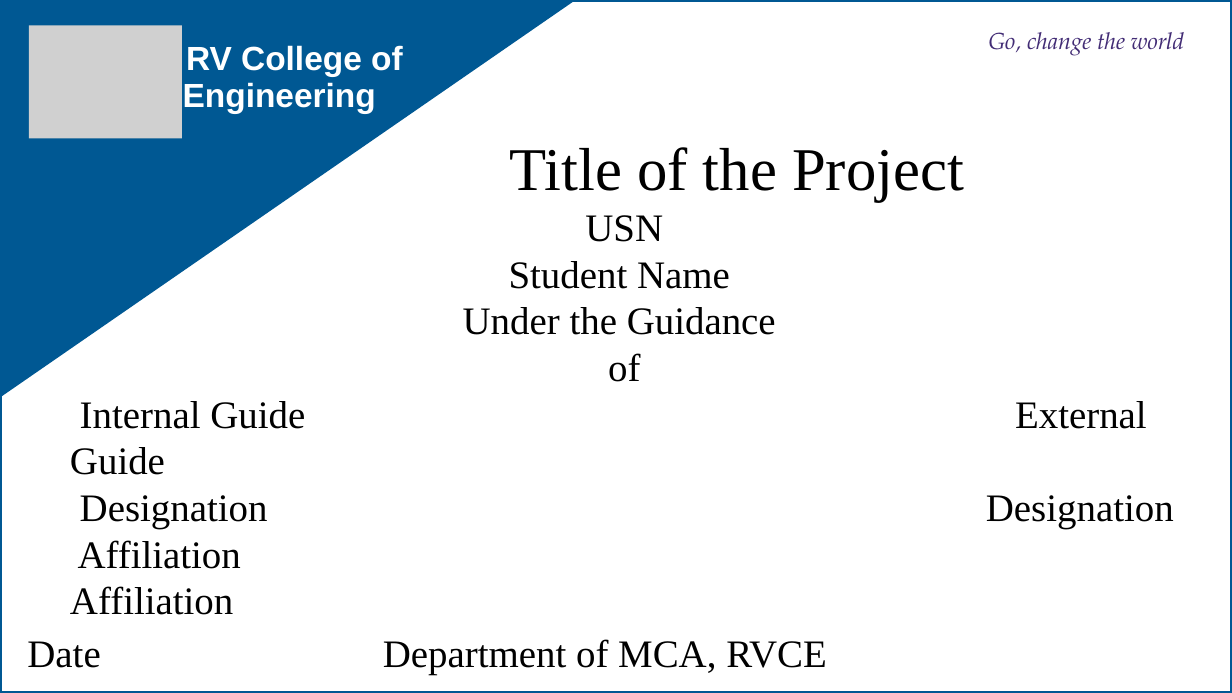
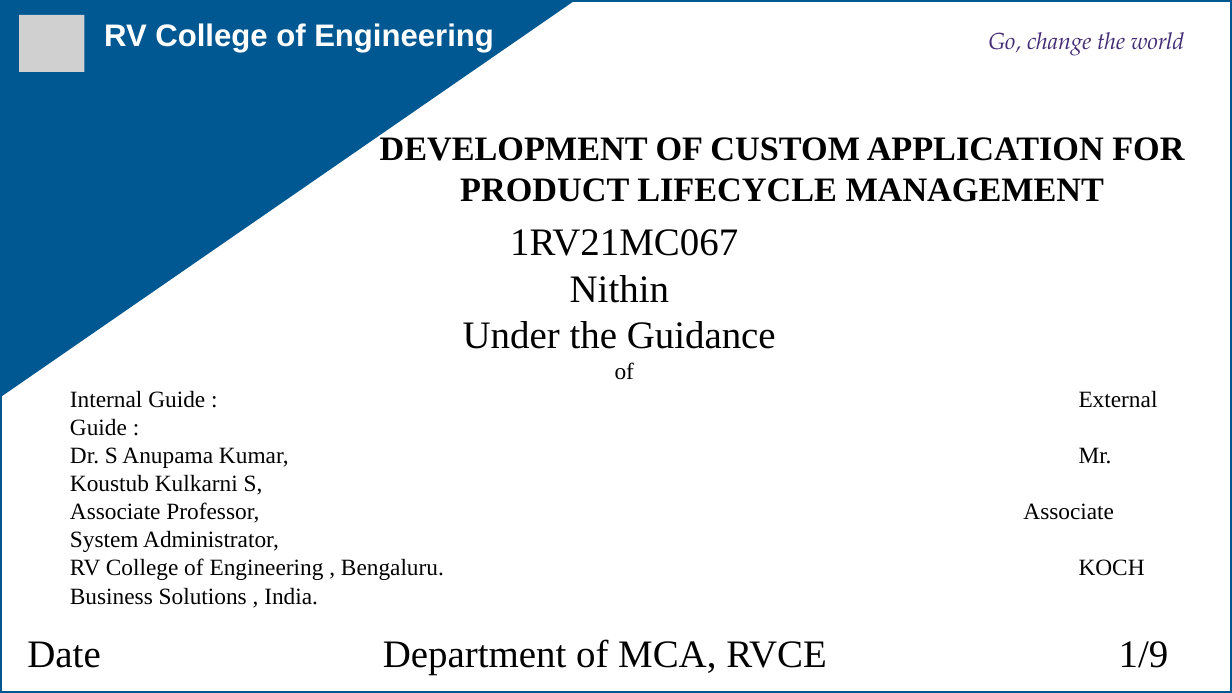
Before and after one commit to badtom1/MAJOR_PROJECT-, a slide deck: slide 1 of Phase II Major Project.ppt. Drawn at 1232x693 pixels with LibreOffice and Linux fonts; fonts in the diff are those of the drawing; grey boxes stand for pictures; background and template pictures are left out. Boxes give left, top, right and bottom in pixels: in the first picture for what was removed or moved away, otherwise in the second. Text is boxed around its words. In the diff, an @@ line names an element or a change of style, - is before the commit and + after.

```diff
--- a/Phase II Major Project.ppt
+++ b/Phase II Major Project.ppt
@@ picture resized from (x1=29, y1=25, x2=182, y2=138) to (x1=19, y1=15, x2=84, y2=72) @@
@@ text at (x1=104, y1=23, x2=494, y2=53): text changed; size 43 to 40 pt @@
-RV College of
-Engineering
+RV College of Engineering
@@ text at (x1=380, y1=133, x2=1184, y2=202): text changed; size 78 to 44 pt; bold on @@
-Title of the Project
+DEVELOPMENT OF CUSTOM APPLICATION FOR PRODUCT LIFECYCLE MANAGEMENT
@@ text at (x1=510, y1=229, x2=738, y2=303): text changed @@
-USN
-Student Name
+1RV21MC067
+Nithin
@@ text in rectangle at (x1=597, y1=348, x2=617, y2=349): text added @@
+gQ` ]\
@@ text at (x1=615, y1=362, x2=634, y2=380): size 50 to 30 pt in "of" @@
@@ text at (x1=70, y1=390, x2=444, y2=605): text changed; size 50 to 30 pt @@
-Internal Guide External Guide
-Designation Designation
-Affiliation Affiliation
+Internal Guide : External Guide :
+Dr. S Anupama Kumar, Mr. Koustub Kulkarni S,
+Associate Professor, Associate System Administrator,
+RV College of Engineering , Bengaluru. KOCH Business Solutions , India.
@@ text at (x1=27, y1=639, x2=1169, y2=675): text changed @@
-Date Department of MCA, RVCE
+Date Department of MCA, RVCE 1/9
```
